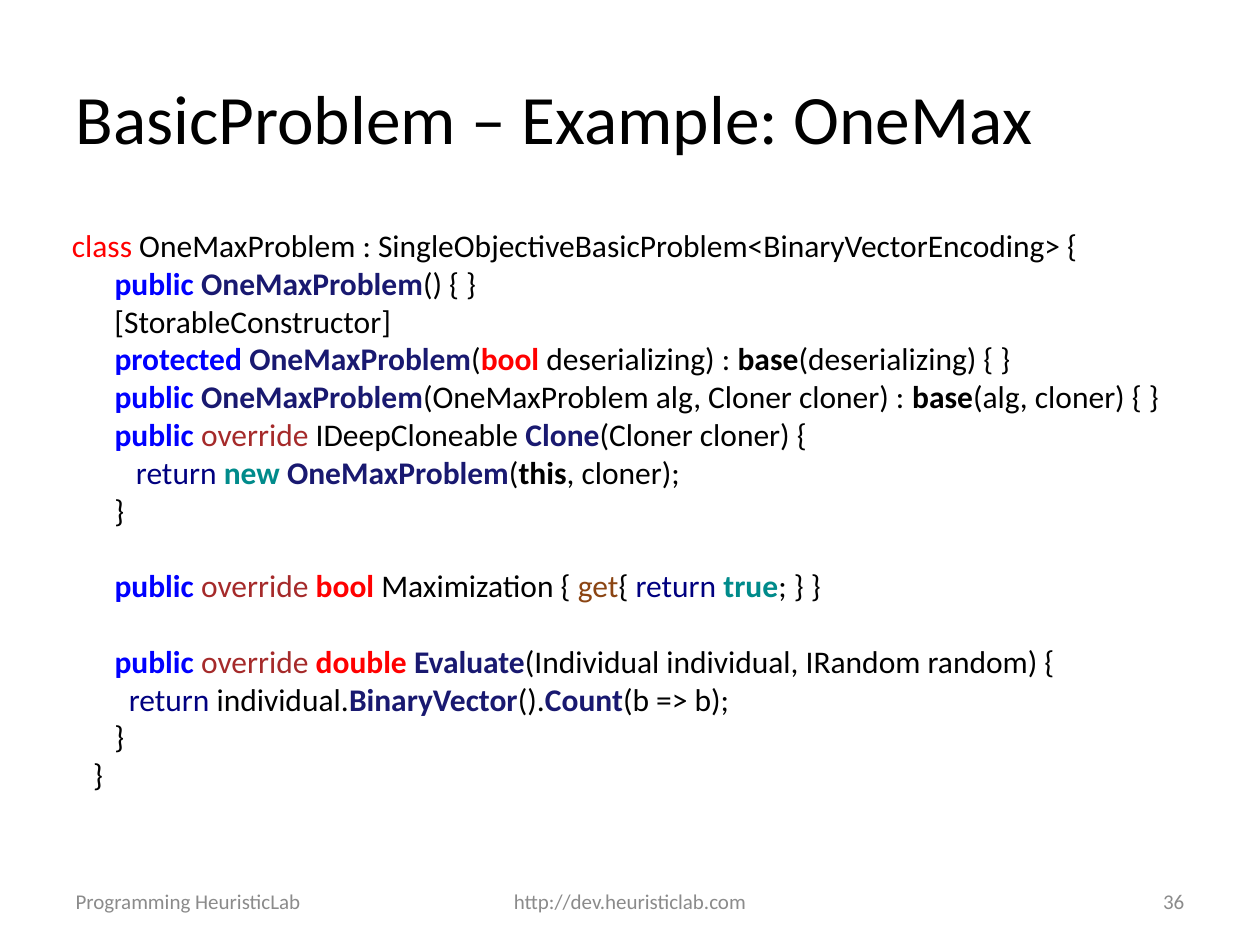
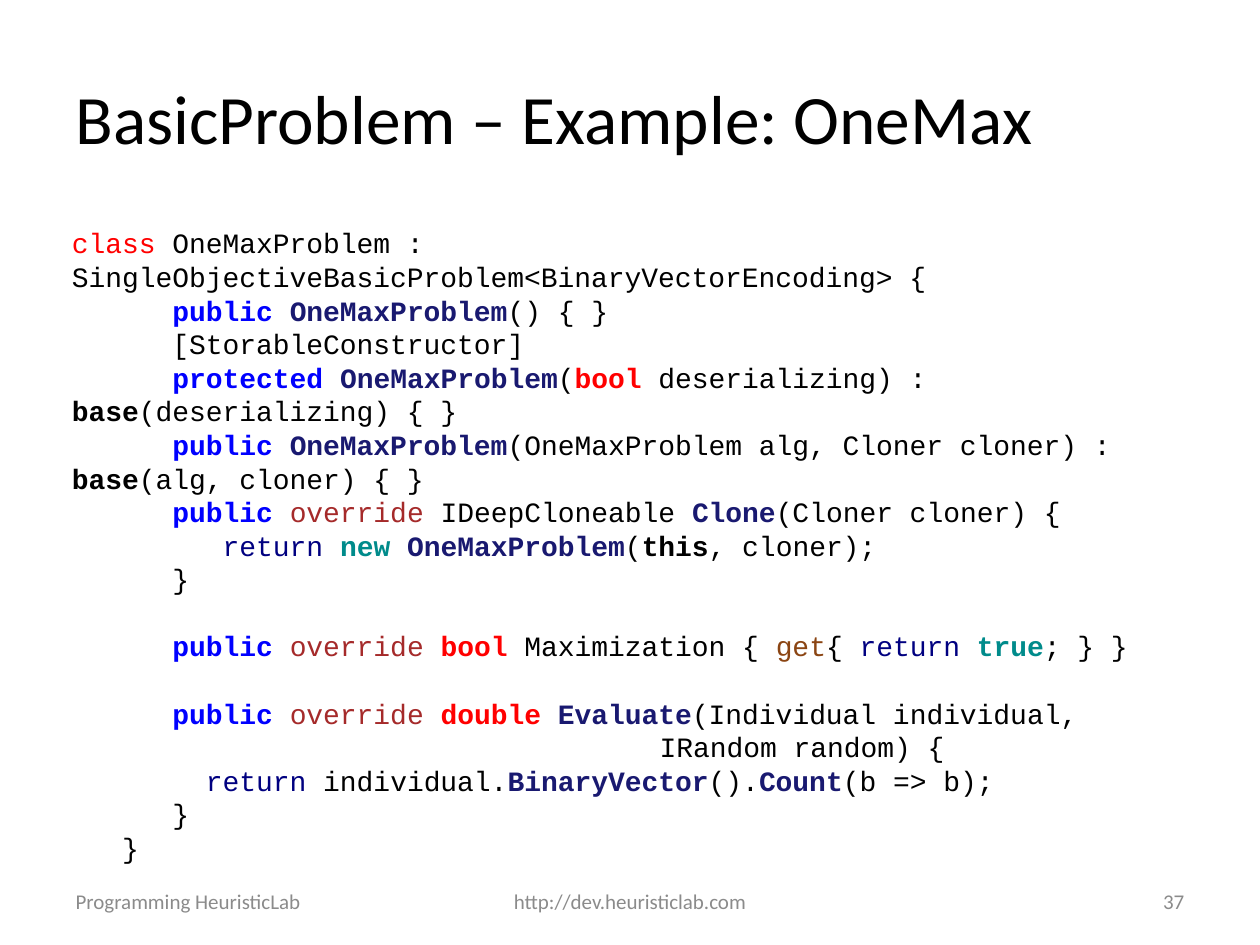
Before and after one commit to heal-research/HeuristicLab, a slide deck: slide 37 of documentation/Tutorials/Programming HeuristicLab - Algorithms and Problems.pptx (slide 36 before the commit). Drawn at 1260x945 pixels with LibreOffice and Linux fonts; fonts in the diff are those of the drawing; background and template pictures are left out. Boxes give left, top, right and bottom in pixels: in the first picture for what was removed or moved away, otherwise in the second. Text is boxed around its words. In the diff, an @@ line names an element or a change of style, - is before the commit and + after.

```diff
--- a/documentation/Tutorials/Programming HeuristicLab - Algorithms and Problems.pptx
+++ b/documentation/Tutorials/Programming HeuristicLab - Algorithms and Problems.pptx
@@ text at (x1=72, y1=234, x2=1077, y2=797): text changed; size 18 to 16 pt; font Calibri to Courier New @@
-class OneMaxProblem : SingleObjectiveBasicProblem<BinaryVectorEncoding> {
-public OneMaxProblem() { }
-[StorableConstructor]
-protected OneMaxProblem(bool deserializing) : base(deserializing) { }
-public OneMaxProblem(OneMaxProblem alg, Cloner cloner) : base(alg, cloner) { }
-public override IDeepCloneable Clone(Cloner cloner) {
-return new OneMaxProblem(this, cloner);
-}
-public override bool Maximization { get{ return true; } }
-public override double Evaluate(Individual individual, IRandom random) {
-return individual.BinaryVector().Count(b => b);
-}
-}
+class OneMaxProblem : SingleObjectiveBasicProblem<BinaryVectorEncoding> {
+public OneMaxProblem() { }
+[StorableConstructor]
+protected OneMaxProblem(bool deserializing) : base(deserializing) { }
+public OneMaxProblem(OneMaxProblem alg, Cloner cloner) : base(alg, cloner) { }
+public override IDeepCloneable Clone(Cloner cloner) {
+return new OneMaxProblem(this, cloner);
+}
+public override bool Maximization { get{ return true; } }
+public override double Evaluate(Individual individual,
+IRandom random) {
+return individual.BinaryVector().Count(b => b);
+}
+}
@@ page number at (x1=1163, y1=895, x2=1184, y2=909): text changed @@
-36
+37
```
Also in this commit, not shown: 24 other slides changed, 1 slide added, 3 other files.
